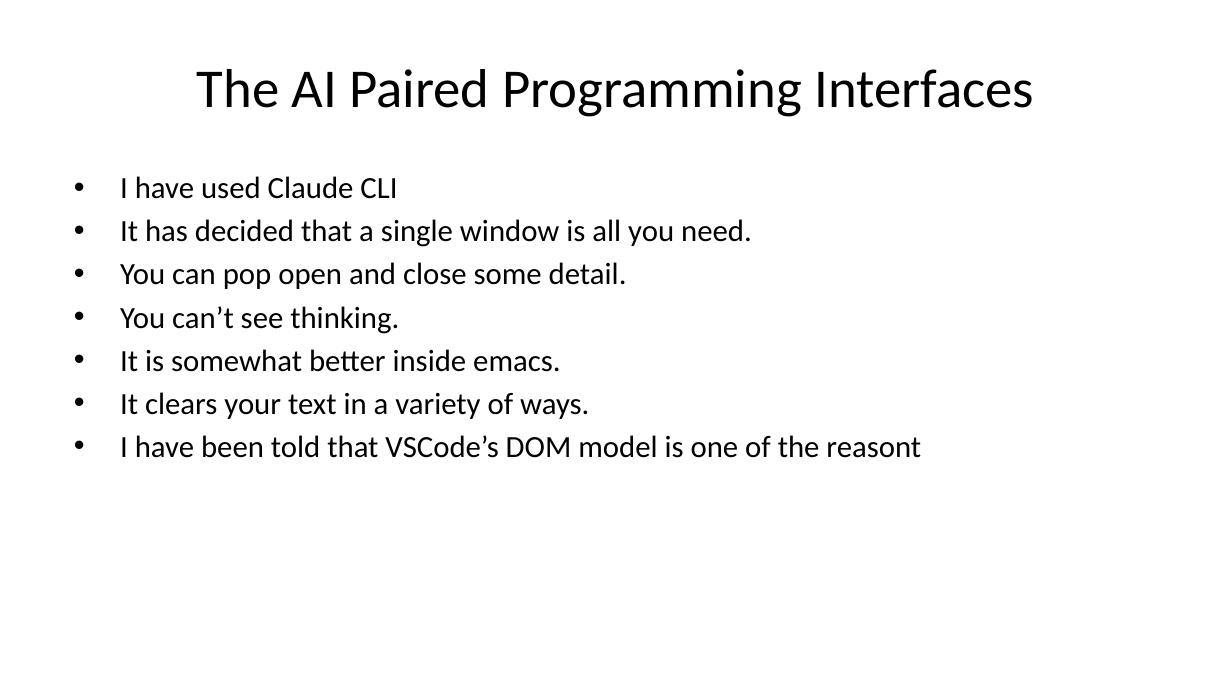
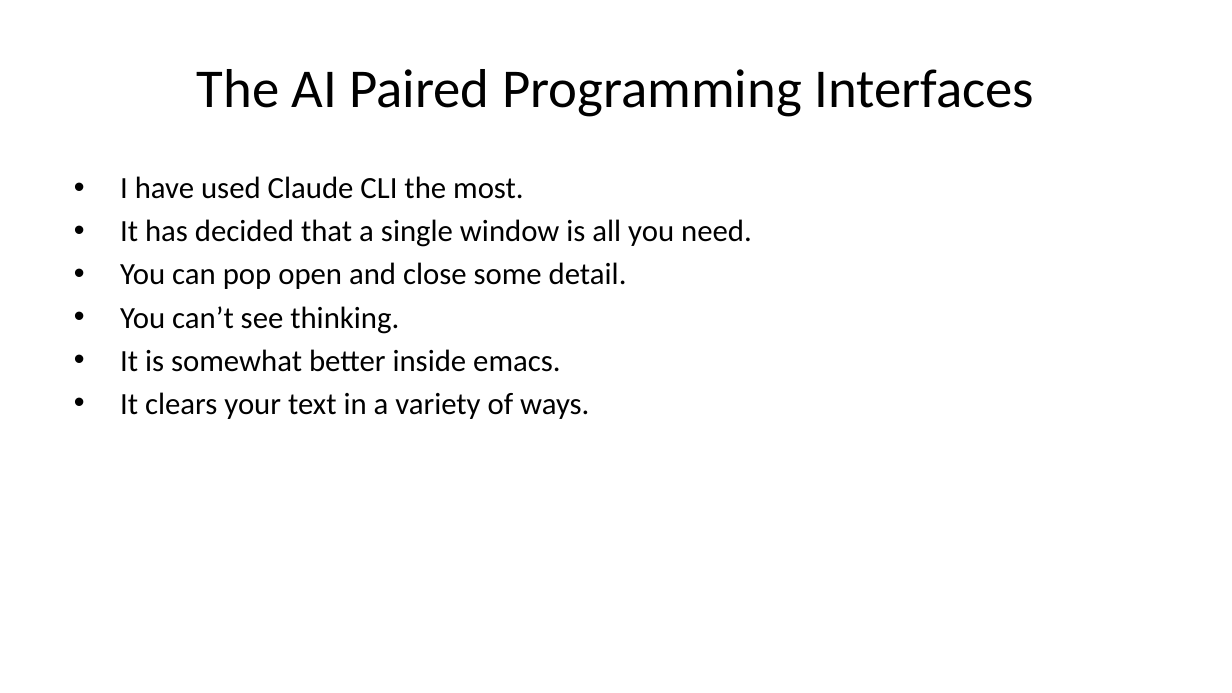
Before and after one commit to briangmilnes/APAS-VERUS, a slide deck: slide 61 of lectures/slidesMSR.pptx (slide 59 before the commit). Drawn at 1232x693 pixels with LibreOffice and Linux fonts; fonts in the diff are those of the drawing. Boxes give left, top, right and bottom in pixels: in the first picture for what was removed or moved away, otherwise in the second. Text is boxed around its words. In the diff, an @@ line names an element or a change of style, - is before the commit and + after.

```diff
--- a/lectures/slidesMSR.pptx
+++ b/lectures/slidesMSR.pptx
@@ text at (x1=120, y1=176, x2=524, y2=199): text changed @@
-• I have used Claude CLI
+• I have used Claude CLI the most.
@@ text at (x1=120, y1=435, x2=921, y2=458): paragraph removed @@
-• I have been told that VSCode’s DOM model is one of the reasont
```
Also in this commit, not shown: 10 other slides changed, 3 slides added, 1 slide removed, 3 other files.
